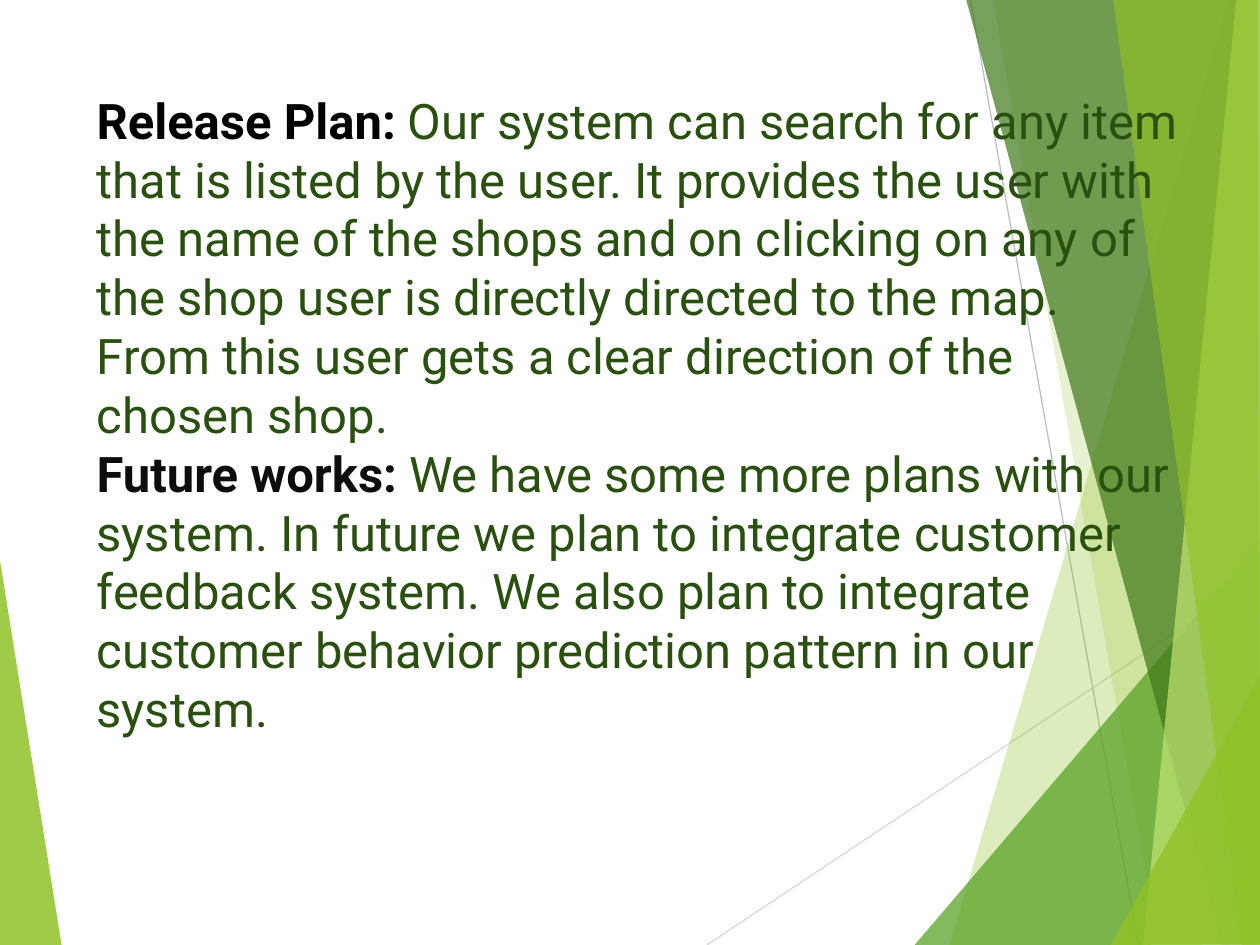
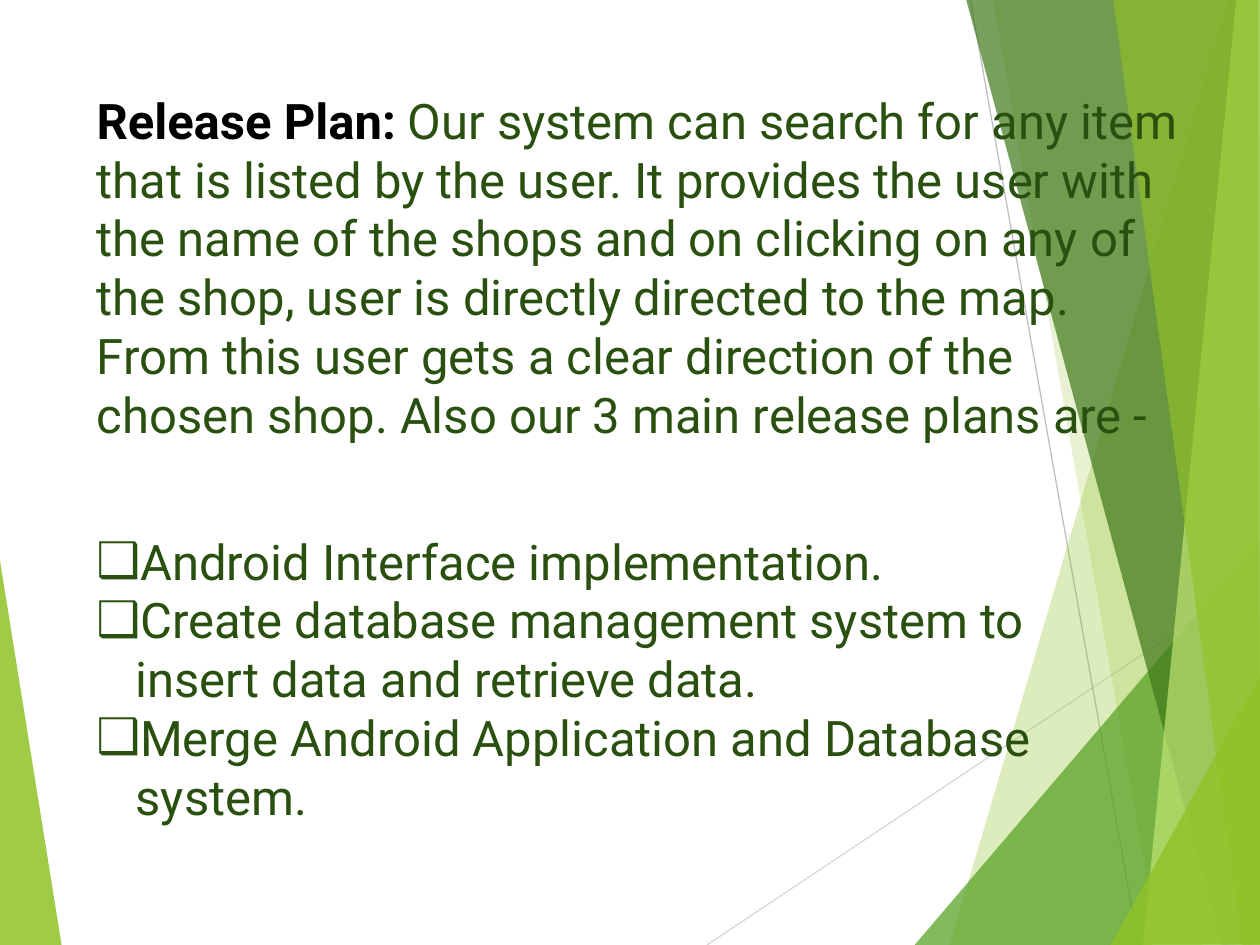
Before and after one commit to nsuspring2019cse299sec4/Group-3, a slide deck: slide 7 of project idea slides.pptx. Drawn at 1260x945 pixels with LibreOffice and Linux fonts; fonts in the diff are those of the drawing. Boxes give left, top, right and bottom in pixels: in the first picture for what was removed or moved away, otherwise in the second. Text is boxed around its words. In the diff, an @@ line names an element or a change of style, - is before the commit and + after.

```diff
--- a/project idea slides.pptx
+++ b/project idea slides.pptx
@@ title at box(97, 94, 1177, 445): text changed @@
-Release Plan: Our system can search for any item that is listed by the user. It provides the user with the name of the shops and on clicking on any of the shop user is directly directed to the map. From this user gets a clear direction of the chosen shop.
-Future works: We have some more plans with our system. In future we plan to integrate customer feedback system. We also plan to integrate customer behavior prediction pattern in our system.
+Release Plan: Our system can search for any item that is listed by the user. It provides the user with the name of the shops and on clicking on any of the shop, user is directly directed to the map. From this user gets a clear direction of the chosen shop. Also our 3 main release plans are -
@@ text added at box(136, 542, 1031, 826), 28 pt, text #2A5010 @@
+❑ Android Interface implementation.
+❑ Create database management system to insert data and retrieve data.
+❑ Merge Android Application and Database system.
```
Also in this commit, not shown: 1 other slide changed, 1 slide added.
